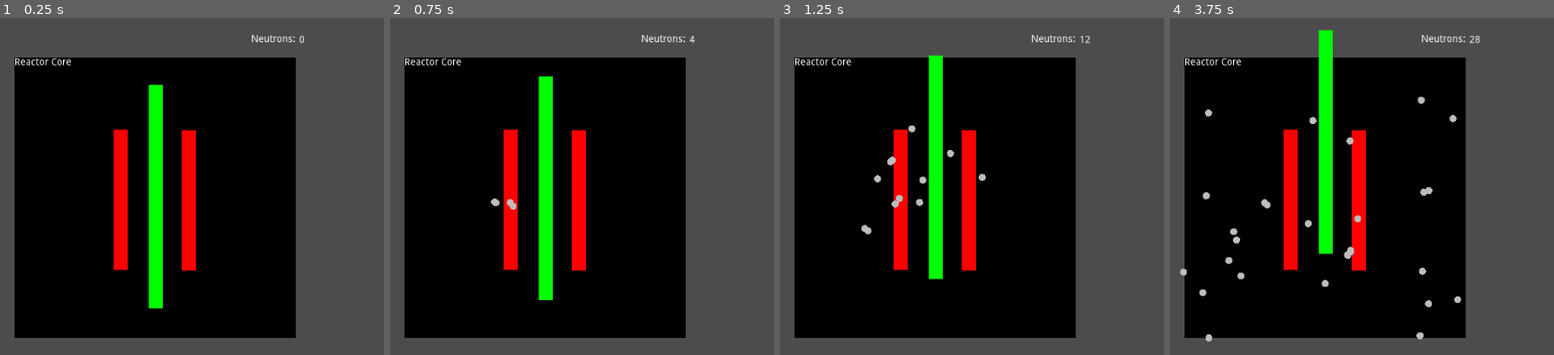
Above: before the commit, frames 1-4 (left to right).
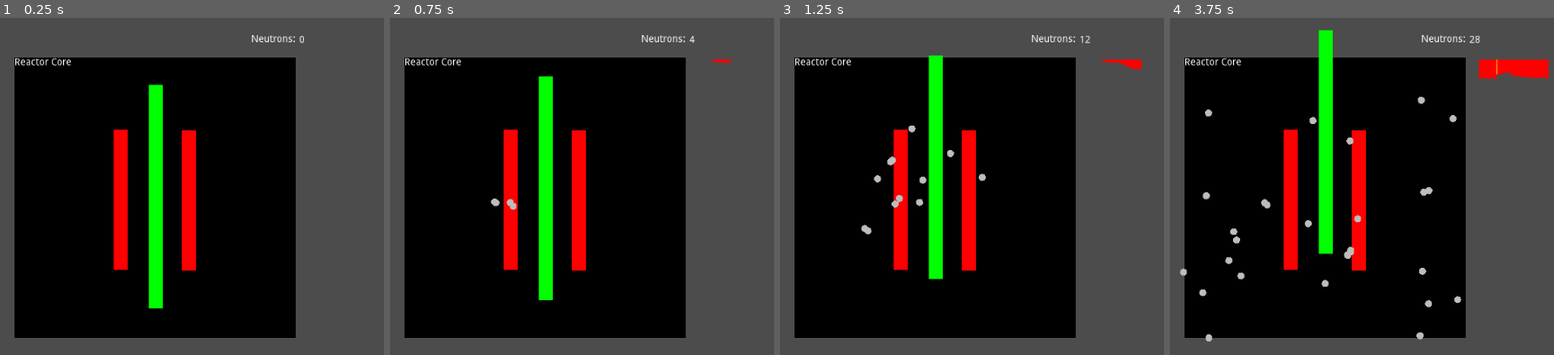
Above: after the commit, the same moments.

Repository: Wavesonics/NuclearReactor
Game: Godot game, scene res://Game.tscn
Two runs of this game, one before a commit and one after it. Both use one fixed random seed, a clock stepped at 60 frames per second and the inputs below.
Inputs:
- Up to frame 1 (0.25 s): no input
- Up to frame 2 (0.75 s): hold Up (ui_up) from 0.53 s (still down)
- Up to frame 3 (1.25 s): keep holding Up (ui_up)
- Up to frame 4 (3.75 s): release Up (ui_up) at 1.28 s; hold Down (ui_down) 1.28-2.03 s; hold Up (ui_up) 2.03-3.53 s; hold Down (ui_down) from 3.53 s (still down)

Frame 1 is identical in both runs. In frame 2, less than 0.1% of the frame differs, in the area x 83-89%, y 12-14%; in frame 3, 0.2%; in frame 4, 1.0%, in the area x 80-99%, y 12-19%.

Commit message:
Added graph for neutron count

Diff:
--- a/Game.tscn
+++ b/Game.tscn
@@ -1,7 +1,8 @@
-[gd_scene load_steps=3 format=2]
+[gd_scene load_steps=4 format=2]
 
 [ext_resource path="res://Game.gd" type="Script" id=1]
 [ext_resource path="res://actors/reactor/Reactor.tscn" type="PackedScene" id=2]
+[ext_resource path="res://actors/real_time_graph/RealTimeGraph.tscn" type="PackedScene" id=3]
 
 [node name="Game" type="Control"]
 anchor_right = 1.0
@@ -25,3 +26,9 @@
 margin_top = 68.4211
 margin_right = 645.263
 margin_bottom = 82.4211
+
+[node name="RealTimeGraph" parent="." instance=ExtResource( 3 )]
+margin_left = 620.044
+margin_top = 103.102
+margin_right = -303.956
+margin_bottom = -396.898
--- /dev/null
+++ b/actors/real_time_graph/RealTimeGraph.gd
@@ -0,0 +1,29 @@
+extends Control
+class_name RealTimeGraph
+
+var data := []
+var size := 100
+var nextWrite := 0
+
+func _ready():
+	self.data.resize(100)
+	for ii in range(0, size-1):
+		self.data[ii] = 0
+
+func _physics_process(delta):
+	var neutrons = get_tree().get_nodes_in_group("neutrons")
+	self.data[self.nextWrite] = neutrons.size()
+
+	self.nextWrite += 1
+	self.nextWrite %= size
+
+	update()
+
+func _draw():
+
+	for ii in range(0, size-1):
+		var n = self.data[ii]
+		if ii == nextWrite:
+			draw_line(Vector2(ii, 0), Vector2(ii, n), Color.orange)
+		else:
+			draw_line(Vector2(ii, 0), Vector2(ii, n), Color.red)
--- /dev/null
+++ b/actors/real_time_graph/RealTimeGraph.tscn
@@ -0,0 +1,10 @@
+[gd_scene load_steps=2 format=2]
+
+[ext_resource path="res://actors/real_time_graph/RealTimeGraph.gd" type="Script" id=1]
+
+[node name="RealTimeGraph" type="Control"]
+anchor_right = 1.0
+anchor_bottom = 1.0
+margin_right = -924.0
+margin_bottom = -500.0
+script = ExtResource( 1 )
--- a/project.godot
+++ b/project.godot
@@ -28,12 +28,18 @@
 "class": "Reactor",
 "language": "GDScript",
 "path": "res://actors/reactor/Reactor.gd"
+}, {
+"base": "Control",
+"class": "RealTimeGraph",
+"language": "GDScript",
+"path": "res://actors/real_time_graph/RealTimeGraph.gd"
 } ]
 _global_script_class_icons={
 "ControlRod": "",
 "FuelRod": "",
 "Neutron": "",
-"Reactor": ""
+"Reactor": "",
+"RealTimeGraph": ""
 }
 
 [application]
